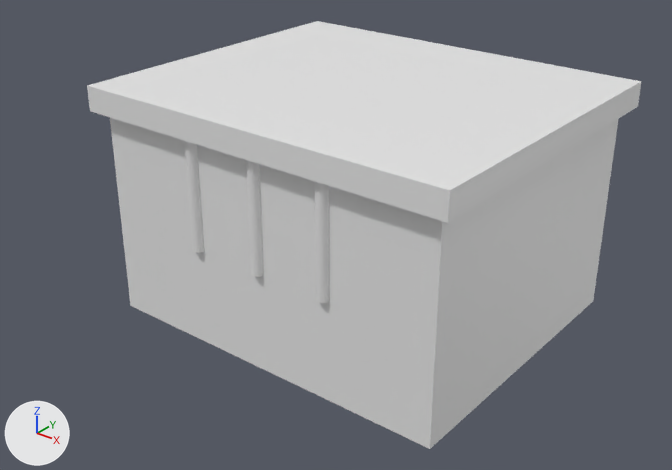
A saved change to the FBX model assets/models/townhall.fbx.
Rendered twice from a 50 mm lens placed at (25.9, -54.8, 31.4), pointed at (-17.5, -0.5, -2.3). The lights are fixed; the arrows at lower left show +X, +Y and +Z. Where no turn or scale is listed for an object, it has been applied to the vertices.

Objects in the first picture: 'TOWNHALL_Base', 'TOWNHALL_Column_-6', 'TOWNHALL_Column_0', 'TOWNHALL_Column_6', 'TOWNHALL_Roof'.
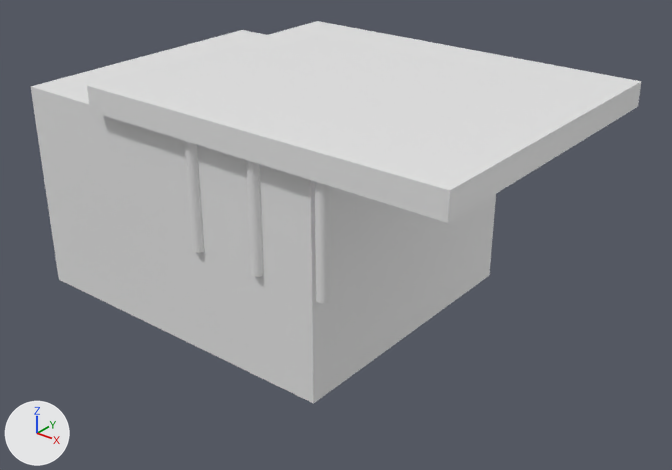
Where the newer file only moved an object's origin or applied its transform, the numbers keep the older frame.

Pixel boxes [x1, y1, x2, y2] of what changed, in the pictures (672 x 470 px):
'TOWNHALL_Base', mesh moved
    before: [110, 118, 618, 449]
    after: [30, 30, 496, 404]

What changed in the scene script:
```text
Change me_cube_022:
    where me_cube_022.from_pydata(...)  # 8 vertices, 6 faces; spans x -15.0..15.0, y -12.5..12.5, z -9.0..9.0
    used by ob_townhall_base; location = (-15.0, 0.0, 0.9)
    me_cube_022 part 1: the whole mesh is moved by (-10.0, 0.0, -0.9)
```
